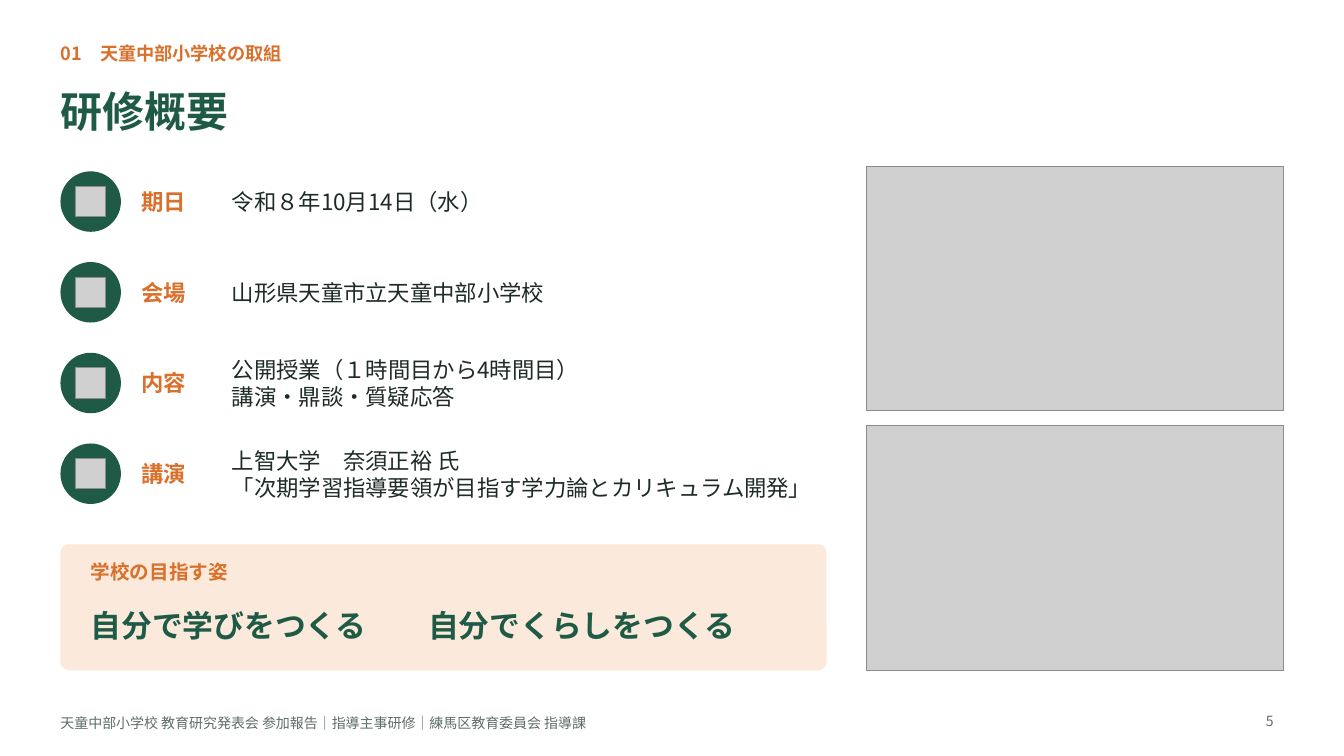
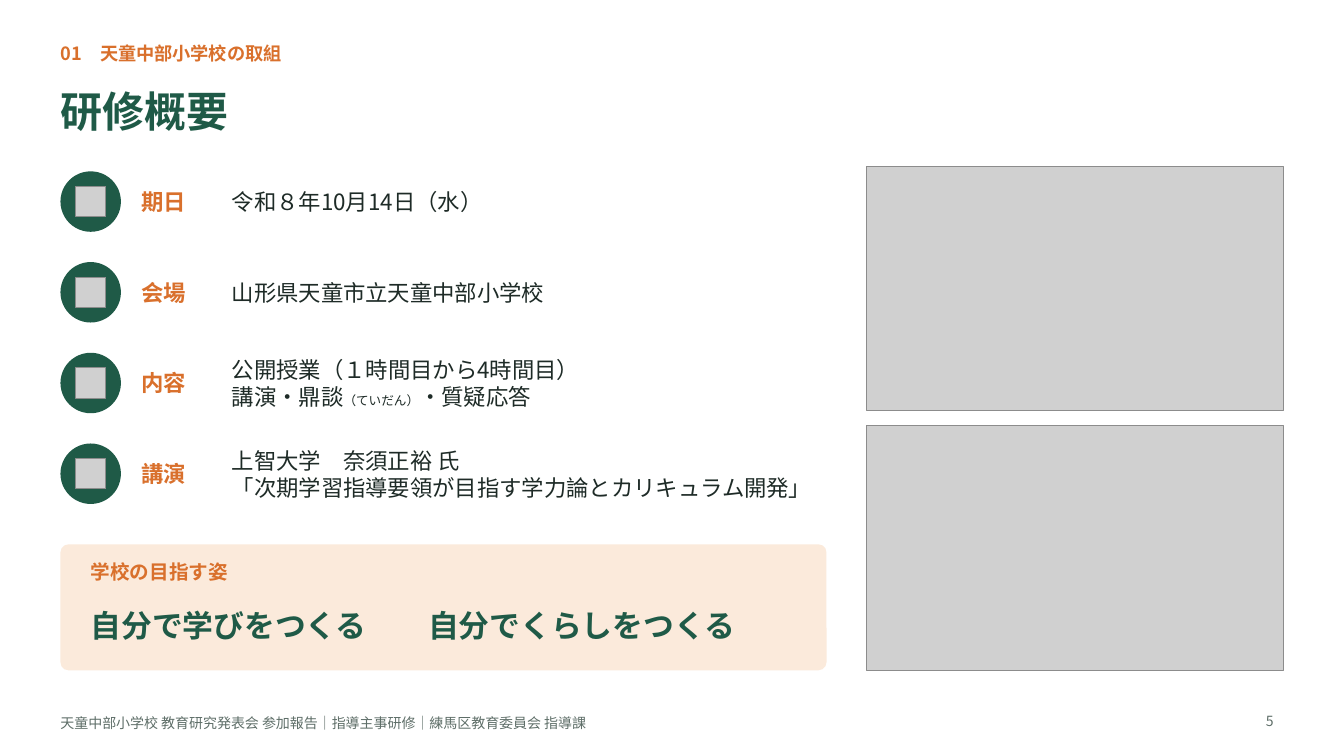
Before and after one commit to contynet730-star/con30, a slide deck: slide 5 of 天童中部小学校視察/081019_天童中部小学校_指導主事研修スライド_クイズ版.pptx. Drawn at 1344x756 pixels with LibreOffice and Linux fonts; fonts in the diff are those of the drawing; grey boxes stand for pictures. Boxes give left, top, right and bottom in pixels: in the first picture for what was removed or moved away, otherwise in the second. Text is boxed around its words. In the diff, an @@ line names an element or a change of style, - is before the commit and + after.

```diff
--- a/天童中部小学校視察/081019_天童中部小学校_指導主事研修スライド_クイズ版.pptx
+++ b/天童中部小学校視察/081019_天童中部小学校_指導主事研修スライド_クイズ版.pptx
@@ text at (232, 386, 531, 407): text changed @@
-講演・鼎談・質疑応答
+講演・鼎談（ていだん）・質疑応答
```
Also in this commit, not shown: 3 other slides changed.
